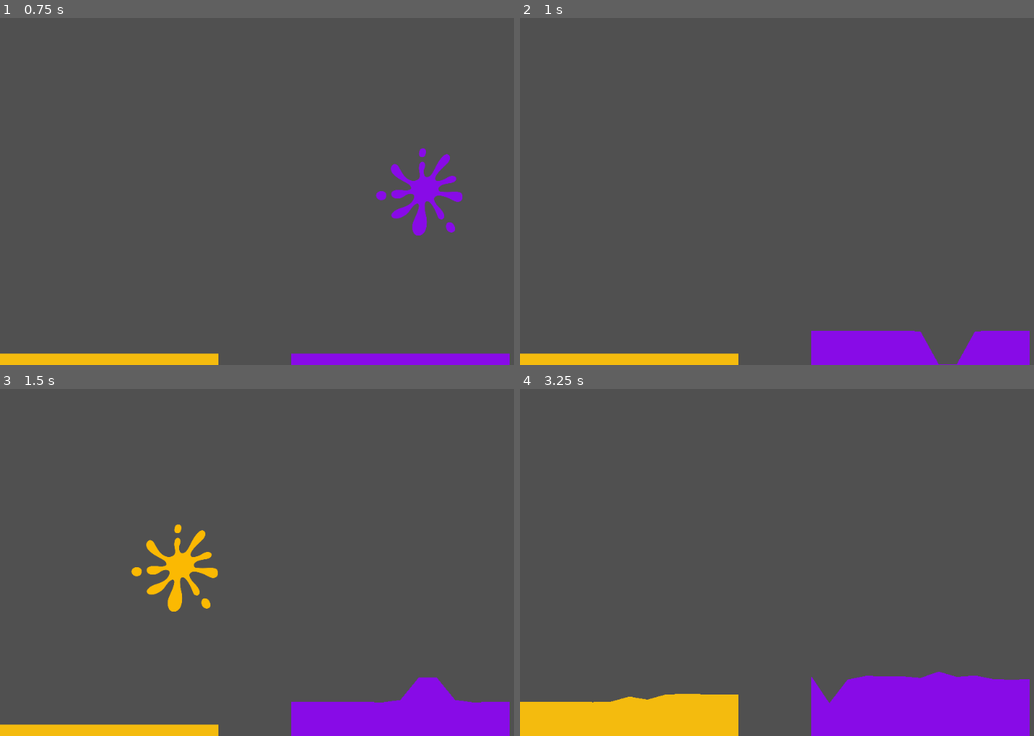
Above: before the commit, frames 1-4 (two rows, left to right).
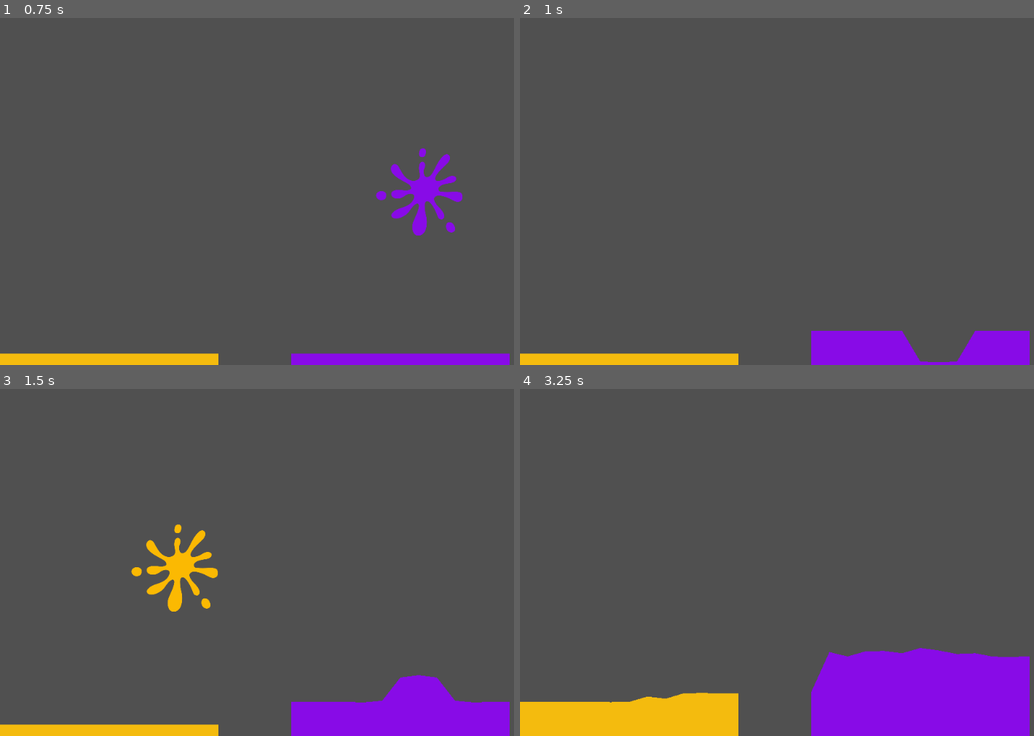
Above: after the commit, the same moments.

Repository: jandarm/Splatt
Game: Godot game, scene res://Main.tscn
Same seed, same stepped clock (60 frames per second), same inputs: the game is played once before the commit and once after it.
Inputs (mouse positions are in pixels of both pictures, inside the frame that each line leads up to):
- Up to frame 1 (0.75 s): tap Enter at 0.5 s; move the mouse to (421, 125) at 0.52 s; press the mouse at (421, 125) at 0.53 s
- Up to frame 2 (1 s): no input
- Up to frame 3 (1.5 s): move the mouse to (174, 538) at 1.27 s; release the mouse at (174, 538) at 1.28 s; click (174, 538) at 1.35 s
- Up to frame 4 (3.25 s): move the mouse to (869, 420) at 2.02 s; press the mouse at (869, 420) at 2.03 s; move the mouse to (782, 604) at 2.77 s; release the mouse at (782, 604) at 2.78 s; click (782, 604) at 2.85 s

Frame 1 is identical in both runs. In frame 2, 0.4% of the frame differs, in the area x 74-90%, y 90-100%; in frame 3, 0.3%; in frame 4, 3.2%, in the area x 14-100%, y 74-91%.

Commit message:
Changed hitbox

Diff:
--- a/Splatter.tscn
+++ b/Splatter.tscn
@@ -9,7 +9,7 @@
 shader_param/silhouette_color = null
 
 [sub_resource type="CircleShape2D" id=2]
-radius = 84.657
+radius = 55.2293
 
 [node name="RigidBody2D" type="RigidBody2D"]
 mass = 1.02041
@@ -28,5 +28,7 @@
 shape = SubResource( 2 )
 
 [node name="VisibilityNotifier2D" type="VisibilityNotifier2D" parent="."]
+position = Vector2( -3.25195, -3.25196 )
+scale = Vector2( 0.855795, 0.855795 )
 rect = Rect2( -85, -85, 180, 180 )
 [connection signal="screen_exited" from="VisibilityNotifier2D" to="." method="_on_VisibilityNotifier2D_screen_exited"]
Not shown, changed: Release/Пятна.pck
